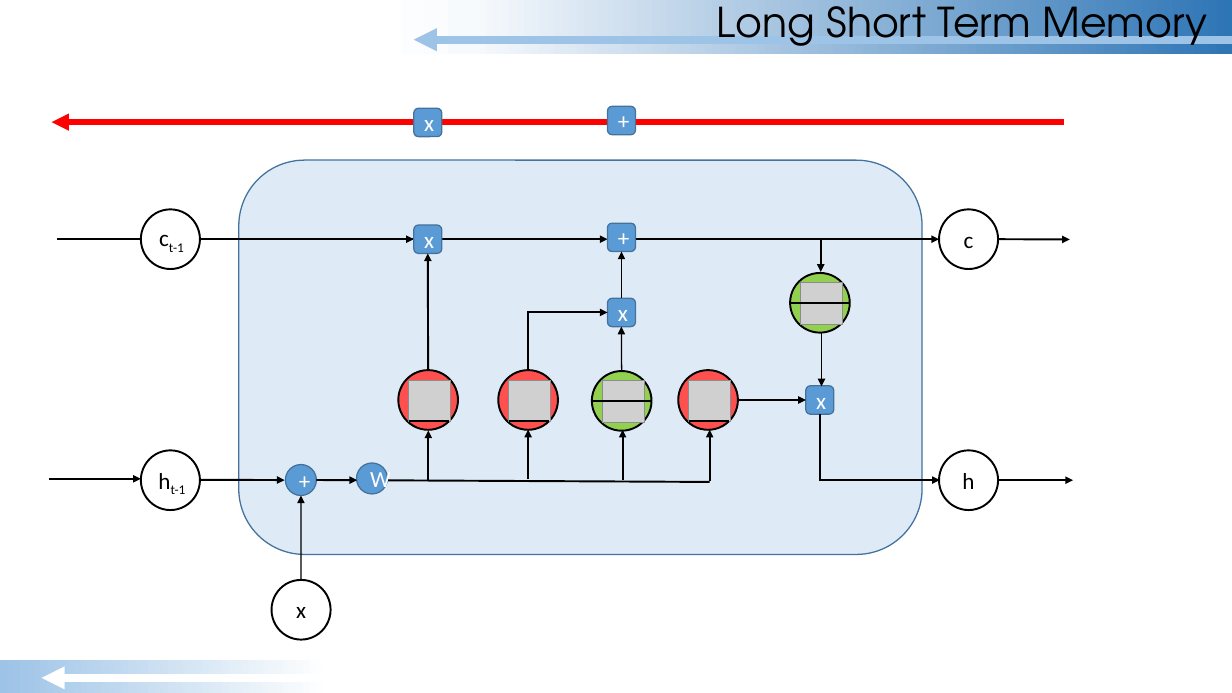
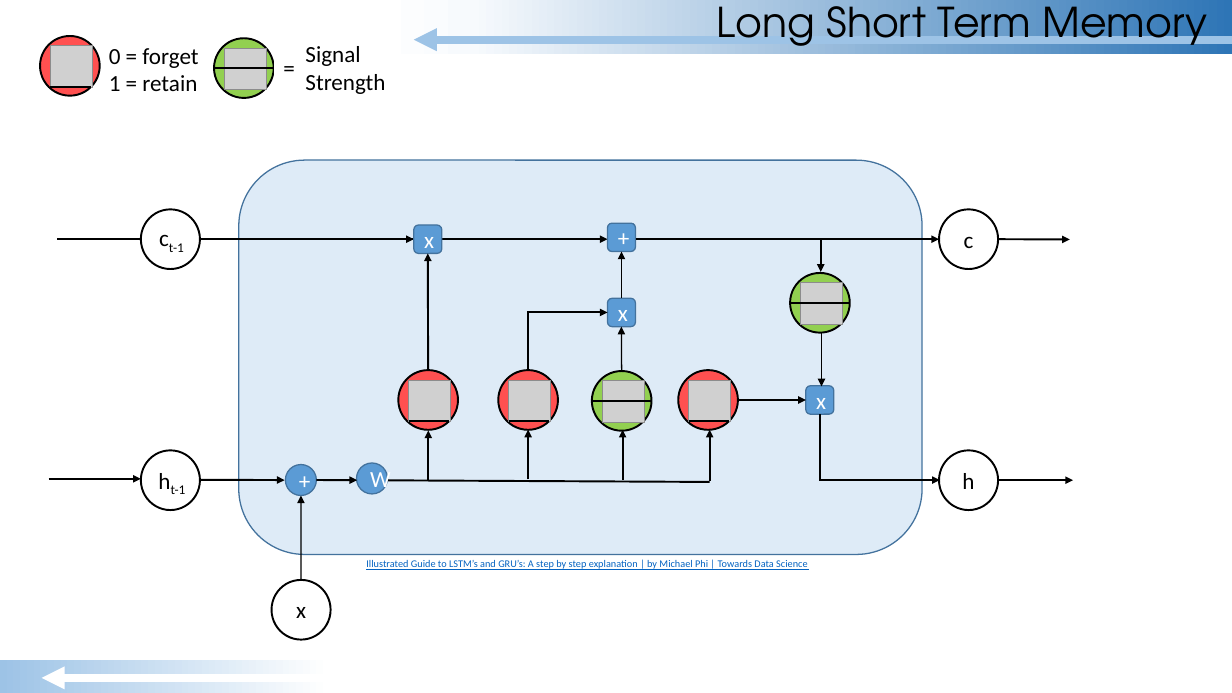
Before and after one commit to GradyKurpasi/RNN-Tutorial, a slide deck: slide 54 of MLP-RNN Tutorial.pptx (slide 61 before the commit). Drawn at 1232x693 pixels with LibreOffice and Linux fonts; fonts in the diff are those of the drawing; grey boxes stand for pictures. Boxes give left, top, right and bottom in pixels: in the first picture for what was removed or moved away, otherwise in the second. Text is boxed around its words. In the diff, an @@ line names an element or a change of style, - is before the commit and + after.

```diff
--- a/MLP-RNN Tutorial.pptx
+++ b/MLP-RNN Tutorial.pptx
@@ ellipse added at (x1=40, y1=36, x2=100, y2=96), fill #FF5050, outline #000000 1.5 pt @@
@@ picture added at (x1=51, y1=46, x2=93, y2=88) @@
@@ text added at (x1=109, y1=48, x2=198, y2=91), 18 pt, text #000000 @@
+0 = forget
+1 = retain
@@ ellipse added at (x1=214, y1=38, x2=274, y2=98), fill #92D050, outline #000000 1.5 pt @@
@@ picture added at (x1=225, y1=48, x2=267, y2=90) @@
@@ table added at (x1=274, y1=31, x2=407, y2=106), 1 rows, 2 columns @@
+= | Signal Strength
@@ line added from (51, 87) to (91, 87), #000000 1.5 pt @@
@@ line added from (214, 68) to (274, 68), #000000 1.5 pt @@
@@ rounded rectangle removed at (x1=414, y1=108, x2=442, y2=137) @@
-x
@@ rounded rectangle removed at (x1=607, y1=106, x2=635, y2=135) @@
-+
@@ arrow removed from (1065, 122) to (52, 122) @@
@@ text added at (x1=366, y1=560, x2=807, y2=570), 8 pt, text #0563C1, underline @@
+Illustrated Guide to LSTM’s and GRU’s: A step by step explanation | by Michael Phi | Towards Data Science
```
Also in this commit, not shown: 28 other slides changed, 1 slide removed, 2 other files.
